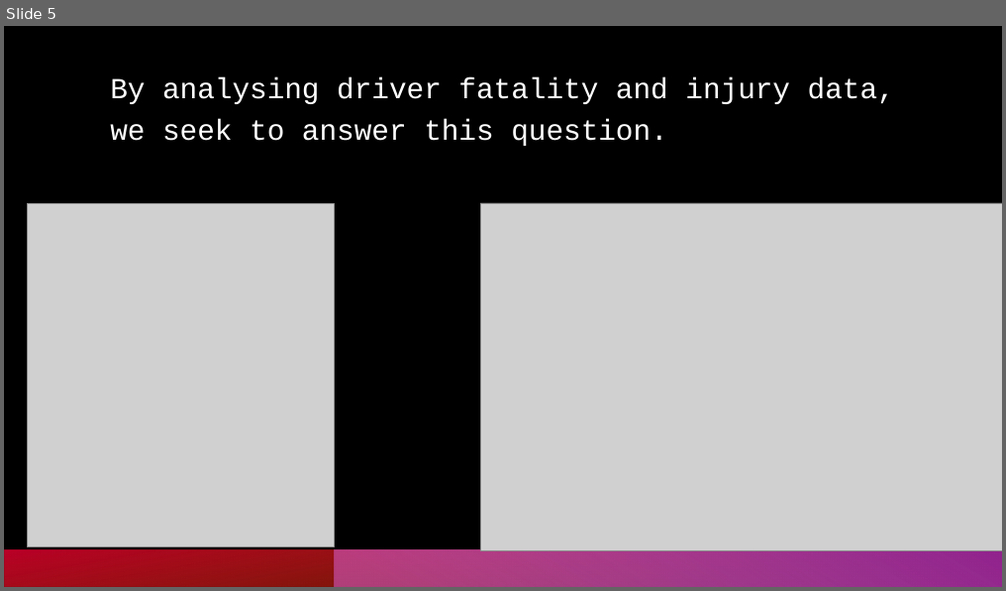
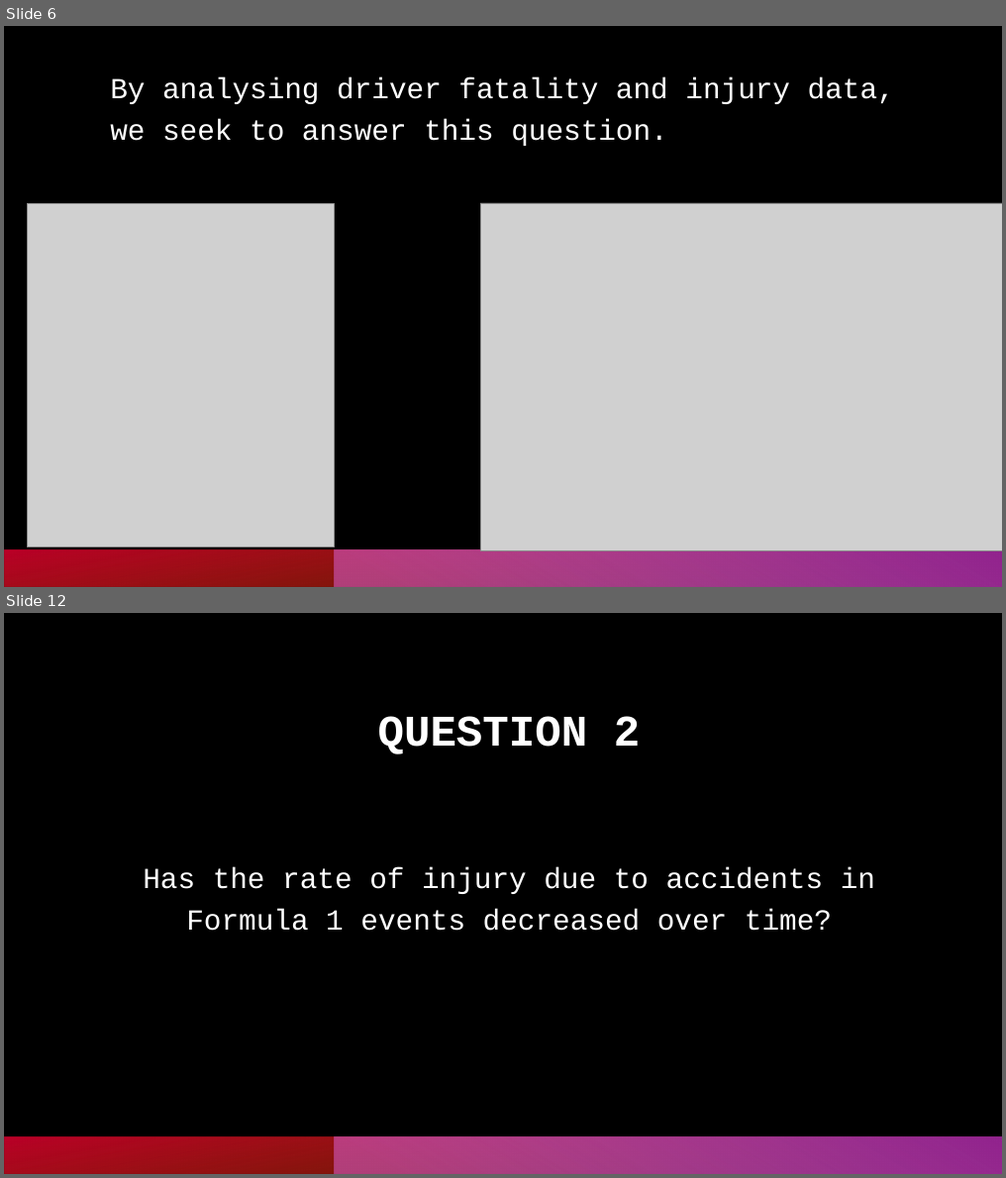
Before and after one commit to oli124/F1_safety, a slide deck: F1_driver_safety_pres.pptx. Shown one above the other, each under a label of ours: slide 5 before the commit, slides 6 and 12 after it; the slides between them are not shown. The pictures are 1006x591 and 1006x1178 pixels, drawn with LibreOffice and Linux fonts; fonts in the diff are those of the drawing; grey boxes stand for pictures. Boxes give left, top, right and bottom in pixels: in the first picture for what was removed or moved away, otherwise in the second. Text is boxed around its words. In the diff, an @@ line names an element or a change of style, - is before the commit and + after.

```diff
--- a/F1_driver_safety_pres.pptx
+++ b/F1_driver_safety_pres.pptx
@@ slide 12 added at [4, 613, 1002, 1174], background #000000; not listed: 2 template elements that a slide beside it also shows @@
@@ text added at [378, 716, 640, 755], 42 pt, text #FFFFFF, bold @@
+QUESTION 2
@@ text added at [143, 867, 875, 931], 28 pt, text #FFFFFF @@
+Has the rate of injury due to accidents in Formula 1 events decreased over time?
@@ what was slide 5 is now slide 6 @@
```
Also in this commit, not shown: 4 slides changed, 15 other slides added, 1 slide removed, 5 other files.
